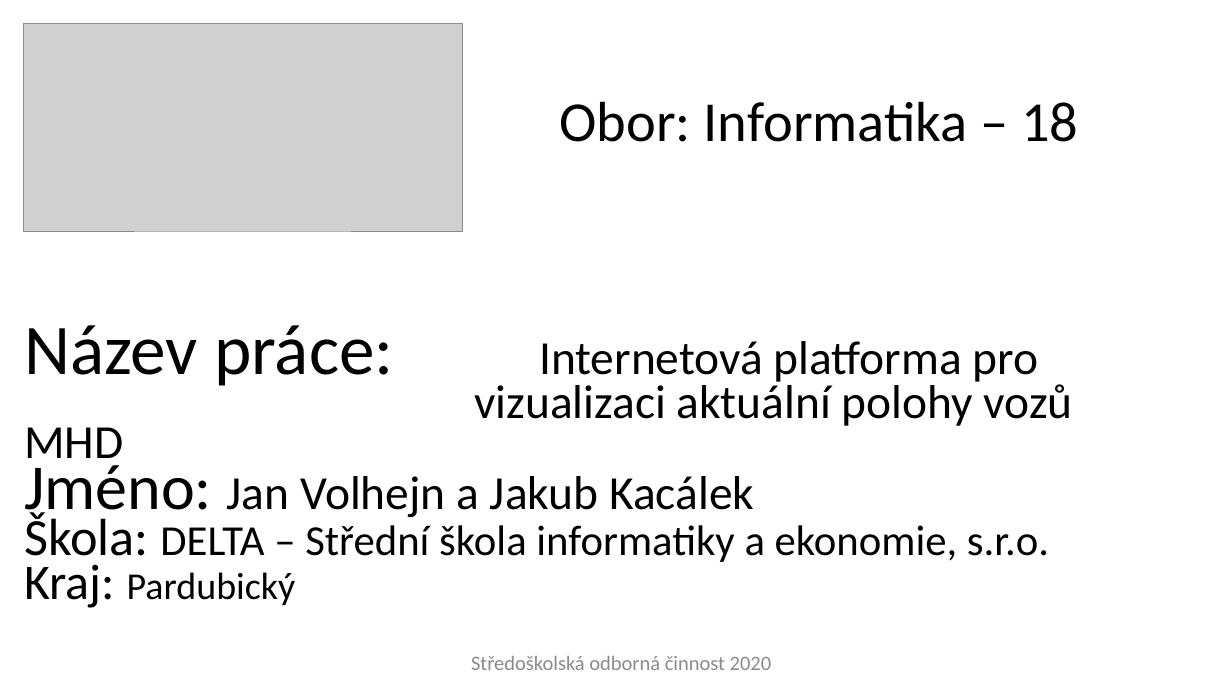
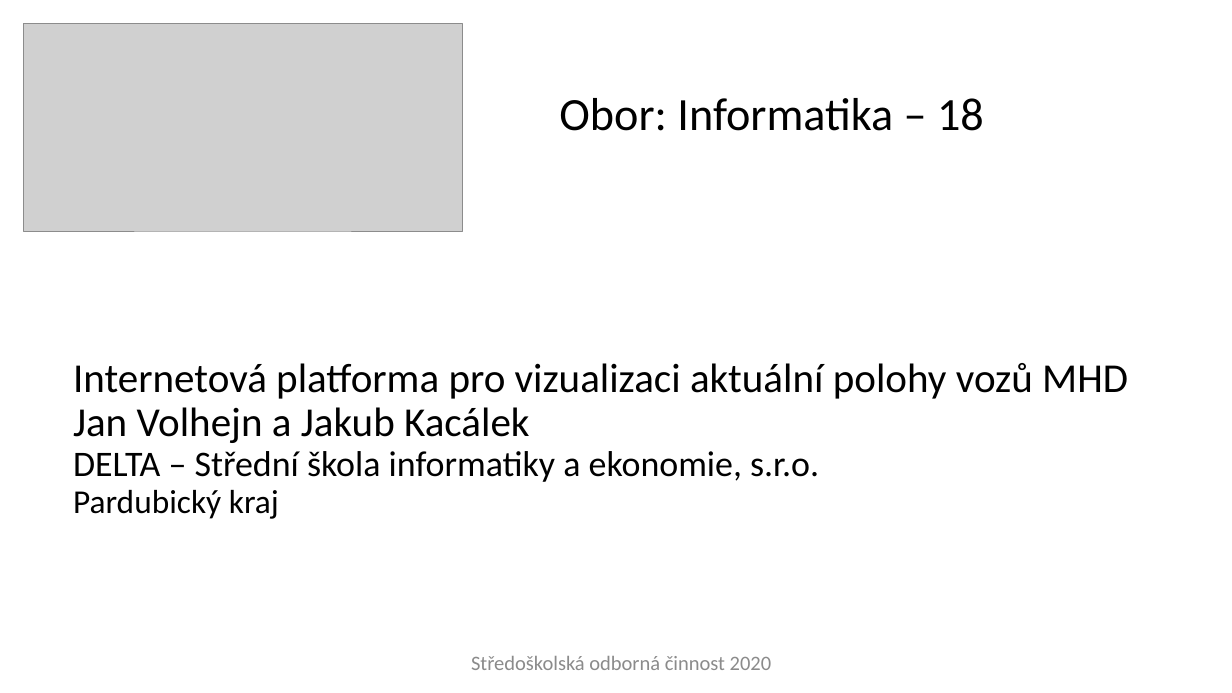
Before and after one commit to ProjectVHD/Dokumentace, a slide deck: slide 1 of Obhajoba.odp. Drawn at 1232x693 pixels with LibreOffice and Linux fonts; fonts in the diff are those of the drawing; grey boxes stand for pictures; background and template pictures are left out. Boxes give left, top, right and bottom in pixels: in the first picture for what was removed or moved away, otherwise in the second. Text is boxed around its words. In the diff, an @@ line names an element or a change of style, - is before the commit and + after.

```diff
--- a/Obhajoba.odp
+++ b/Obhajoba.odp
@@ text "Obor: Informatika – 18" at [559,98,984,131]: size 44 to 36 pt @@
@@ title "Internetová platforma pro vizualizaci aktuální ..." at [73,363,1128,519]: vertical alignment bottom to middle @@
@@ title at [73,363,1128,519]: text changed; size 37 to 32 pt @@
-Název práce: Internetová platforma pro vizualizaci aktuální polohy vozů MHD
-Jméno: Jan Volhejn a Jakub Kacálek
-Škola: DELTA – Střední škola informatiky a ekonomie, s.r.o.
-Kraj: Pardubický
+Internetová platforma pro vizualizaci aktuální polohy vozů MHD
+Jan Volhejn a Jakub Kacálek
+DELTA – Střední škola informatiky a ekonomie, s.r.o.
+Pardubický kraj
```
Also in this commit, not shown: 2 other slides changed, 2 slides added, 2 other files.
